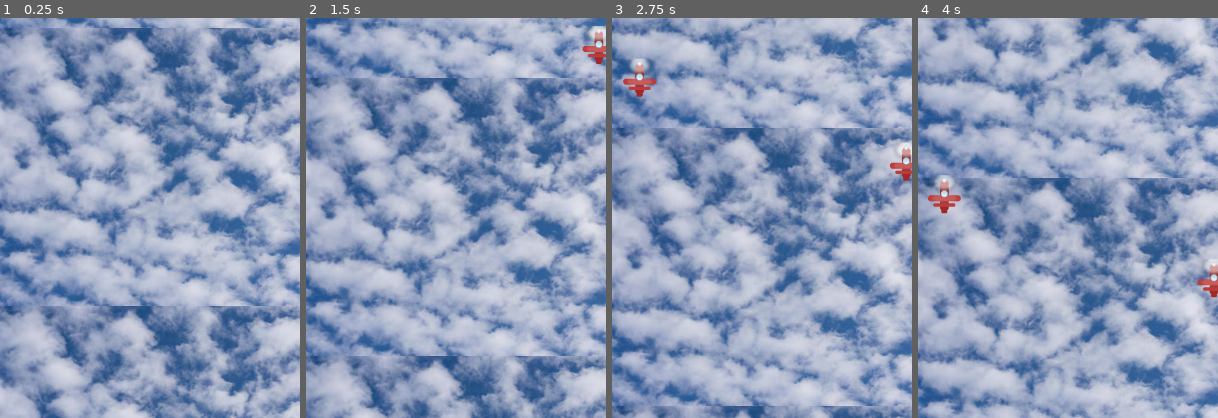
Above: before the commit, frames 1-4 (left to right).
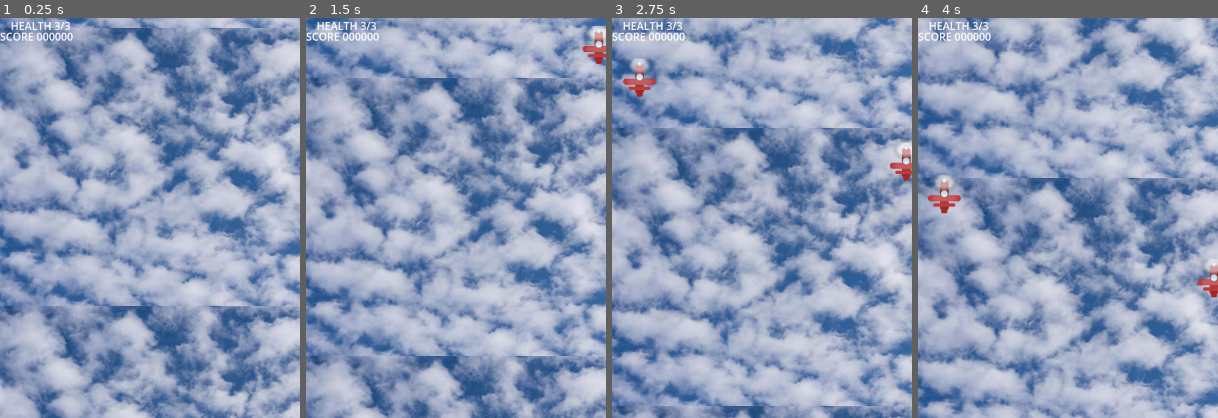
Above: after the commit, the same moments.

Repository: Uapaydin/2d-shooting-planes
Game: Godot game, scene res://Main.tscn
The game is run twice, just before and just after one commit, with the same random seed, the same clock (stepped at 60 frames per second) and the same inputs.
Inputs:
- Up to frame 1 (0.25 s): no input
- Up to frame 2 (1.5 s): tap Enter (ui_accept) at 0.5, 0.77 s; hold Right (ui_right) 0.53-1.28 s; hold Down (ui_down) from 1.28 s (still down)
- Up to frame 3 (2.75 s): tap Enter (ui_accept) at 1.52 s; release Down (ui_down) at 2.03 s; hold Right (ui_right) from 2.03 s (still down)
- Up to frame 4 (4 s): release Right (ui_right) at 2.78 s; hold Up (ui_up) 2.78-3.53 s; tap Enter (ui_accept) at 3.02, 3.77 s; hold Left (ui_left) from 3.53 s (still down)
The pictures show only the part of the screen within x 0-50%, y 0-50%; the shares and areas given below are measured in that part.

The runs differ from the first frame. In frame 1, 0.5% of the frame differs, in the area x 0-25%, y 1-6%; in frame 2, 0.5%; in frame 3, 0.5%; in frame 4, 0.5%.

Commit message:
healthbar and score added
when player dies game forze!

Diff:
--- a/Main.tscn
+++ b/Main.tscn
@@ -1,9 +1,10 @@
-[gd_scene load_steps=5 format=3 uid="uid://cqbooeme1afgt"]
+[gd_scene load_steps=6 format=3 uid="uid://cqbooeme1afgt"]
 
 [ext_resource type="Script" uid="uid://be186nlfbepnl" path="res://main.gd" id="1_cm0pq"]
 [ext_resource type="Texture2D" uid="uid://dvofxvwtie2tq" path="res://assets/backgrounds/sky_clouds_01.png" id="1_glv2v"]
 [ext_resource type="Script" uid="uid://dmjuhvcw7db7r" path="res://background_scroll.gd" id="1_uu6xs"]
 [ext_resource type="PackedScene" uid="uid://caudxlops7hr" path="res://Player/Player.tscn" id="3_r0du0"]
+[ext_resource type="PackedScene" uid="uid://ddh5aw7gvfh1r" path="res://ui/HUD.tscn" id="5_fos0i"]
 
 [node name="Main" type="Node2D"]
 script = ExtResource("1_cm0pq")
@@ -18,3 +19,5 @@
 region_rect = Rect2(0, 0, 480, 1600)
 
 [node name="Player" parent="." instance=ExtResource("3_r0du0")]
+
+[node name="Hud" parent="." instance=ExtResource("5_fos0i")]
--- a/Player/player.gd
+++ b/Player/player.gd
@@ -13,10 +13,10 @@
 # Shooting
 @export var fire_cooldown: float = 0.12
 
-# NEW: Intro + bounds
-@export var intro_time: float = 0.9           # seconds to fly in
-@export var bottom_margin: float = 180.0      # how far above bottom the player can go
-@export var intro_fly_target_height: float = 350.0      # how far above bottom the player can go
+# Intro + bounds
+@export var intro_time: float = 0.9                 # seconds to fly in
+@export var bottom_margin: float = 180.0            # how far above bottom player may move
+@export var intro_fly_target_height: float = 350.0  # resting spot above bottom after intro
 
 var view: Sprite2D
 var sv: SubViewport
@@ -32,7 +32,10 @@
 var _can_fire: bool = true
 var _bullet: PackedScene = preload("res://scenes/bullet/Bullet.tscn")
 
-var _control_enabled: bool = false   # NEW: lock input during intro
+var _control_enabled: bool = false   # lock input during intro
+
+var invul_time: float = 1.0
+var _invulnerable: bool = false
 
 func _ready() -> void:
 	# 2D view
@@ -76,6 +79,15 @@
 	view.texture = sv.get_texture()
 
 	add_to_group("player")
+
+	# Put hitbox into the group used by enemies
+	if has_node("Hitbox"):
+		$Hitbox.add_to_group("player_hitbox")
+
+	# Connect GameState signals (autoload is always present)
+	if GameState.health <= 0:
+		GameState.reset()
+	GameState.connect("player_died", Callable(self, "_on_player_died"))
 
 	# --- Intro fly-in from below screen, then enable controls
 	var vp: Vector2 = get_viewport().get_visible_rect().size
@@ -130,7 +142,7 @@
 
 	# Apply yaw (Y) + roll (Z) on the pivot
 	if yaw_pivot != null:
-		yaw_pivot.rotation_degrees.y = yaw_deg   # flip sign if needed
+		yaw_pivot.rotation_degrees.y = yaw_deg    # flip sign if needed
 		yaw_pivot.rotation_degrees.z = -tilt_deg  # flip sign if needed
 
 	# Shooting
@@ -158,3 +170,27 @@
 
 	await get_tree().create_timer(fire_cooldown).timeout
 	_can_fire = true
+
+func take_damage(amount: int = 1) -> void:
+	# prevents repeated hits during invulnerability
+	if _invulnerable:
+		return
+	GameState.damage_player(amount)
+	_start_invulnerability()
+
+func _start_invulnerability() -> void:
+	if _invulnerable:
+		return
+	_invulnerable = true
+	# simple blink while invulnerable
+	var tw: Tween = create_tween()
+	for i in 4:
+		tw.tween_property(self, "modulate:a", 0.3, 0.08)
+		tw.tween_property(self, "modulate:a", 1.0, 0.08)
+	# reset flag after invul_time seconds
+	await get_tree().create_timer(invul_time).timeout
+	_invulnerable = false
+
+func _on_player_died() -> void:
+	_control_enabled = false
+	# queue_free()  # uncomment if you want the ship to disappear on death
--- /dev/null
+++ b/core/game_state.gd
@@ -0,0 +1,27 @@
+extends Node
+
+signal score_changed(v: int)
+signal health_changed(v: int)
+signal player_died
+
+@export var max_health: int = 3
+var score: int = 0
+var health: int = max_health
+
+func reset() -> void:
+	score = 0
+	health = max_health
+	emit_signal("score_changed", score)
+	emit_signal("health_changed", health)
+
+func add_score(v: int) -> void:
+	score += v
+	emit_signal("score_changed", score)
+
+func damage_player(v: int = 1) -> void:
+	if health <= 0:
+		return
+	health = max(health - v, 0)
+	emit_signal("health_changed", health)
+	if health == 0:
+		emit_signal("player_died")
--- a/project.godot
+++ b/project.godot
@@ -18,6 +18,7 @@
 [autoload]
 
 setup="*res://setup.gd"
+GameState="*res://core/game_state.gd"
 
 [display]
 
--- a/scenes/enemy/enemy.gd
+++ b/scenes/enemy/enemy.gd
@@ -23,8 +23,11 @@
 	if a.is_in_group("player_bullet"):
 		hp -= 1
 		a.queue_free()
-		if hp <= 0: queue_free()
+		if hp <= 0:
+			GameState.add_score(100)
+			queue_free()
 	elif a.is_in_group("player_hitbox"):
 		var player := a.get_parent()
-		if player and player.has_method("die"):
-			player.call_deferred("die")
+		if player and player.has_method("take_damage"):
+			player.call("take_damage", 1)
+		queue_free()
--- /dev/null
+++ b/ui/HUD.tscn
@@ -0,0 +1,18 @@
+[gd_scene load_steps=2 format=3 uid="uid://ddh5aw7gvfh1r"]
+
+[ext_resource type="Script" uid="uid://begwbwekb8agq" path="res://ui/hud.gd" id="1_1x8ju"]
+
+[node name="Hud" type="Control"]
+layout_mode = 3
+anchors_preset = 0
+script = ExtResource("1_1x8ju")
+
+[node name="ScoreLabel" type="Label" parent="."]
+layout_mode = 0
+offset_right = 40.0
+offset_bottom = 23.0
+
+[node name="HealthLabel" type="Label" parent="."]
+layout_mode = 0
+offset_right = 40.0
+offset_bottom = 23.0
--- /dev/null
+++ b/ui/hud.gd
@@ -0,0 +1,24 @@
+extends Control
+
+@onready var score_lbl: Label = $ScoreLabel
+@onready var health_lbl: Label = $HealthLabel
+
+func _ready() -> void:
+	score_lbl.set_anchors_preset(Control.PRESET_TOP_RIGHT, true)
+	score_lbl.offset_right = -16
+	score_lbl.offset_top = 16
+
+	health_lbl.set_anchors_preset(Control.PRESET_BOTTOM_LEFT, true)
+	health_lbl.offset_left = 16
+	health_lbl.offset_bottom = -16
+
+	GameState.connect("score_changed", Callable(self, "_on_score"))
+	GameState.connect("health_changed", Callable(self, "_on_health"))
+	_on_score(GameState.score)
+	_on_health(GameState.health)
+
+func _on_score(v: int) -> void:
+	score_lbl.text = "SCORE %06d" % v
+
+func _on_health(v: int) -> void:
+	health_lbl.text = "HEALTH %d/%d" % [v, GameState.max_health]
Not shown, added: core/game_state.gd.uid
Not shown, added: ui/hud.gd.uid
